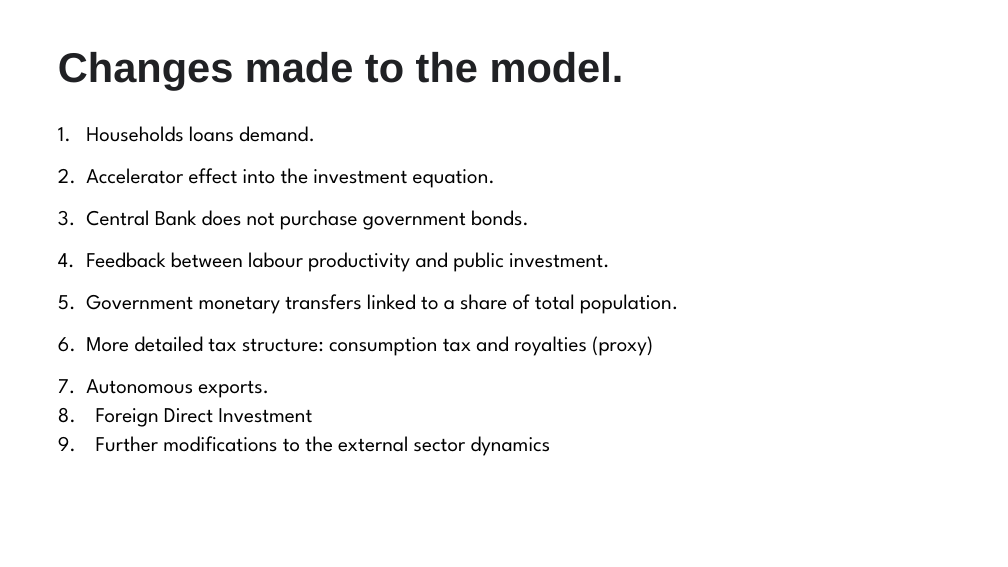
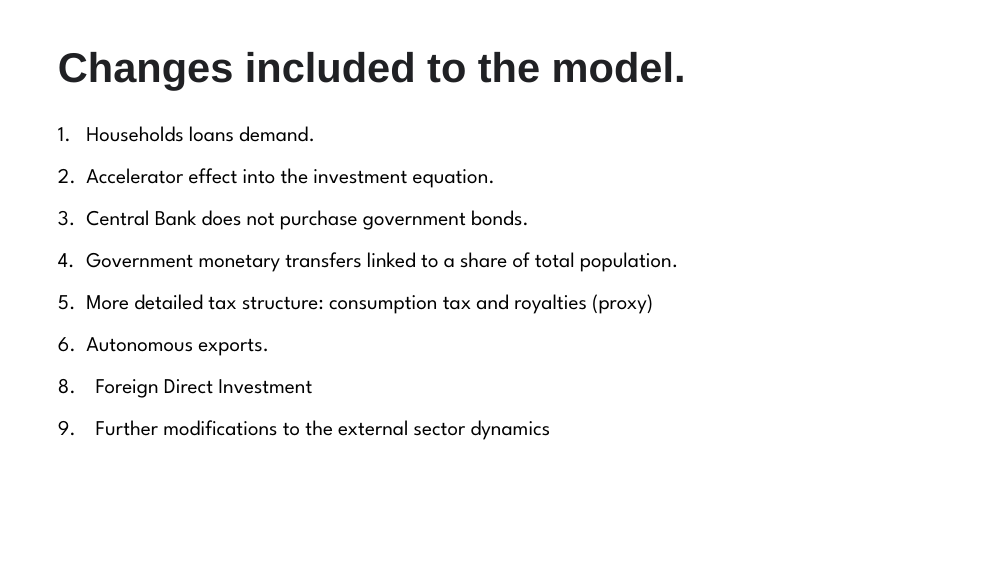
Before and after one commit to jhanandrade/AFD-Project, a slide deck: slide 3 of Documentos/Presentación 15 de Diciembre de 2020.pptx. Drawn at 1008x567 pixels with LibreOffice and Linux fonts; fonts in the diff are those of the drawing; background and template pictures are left out. Boxes give left, top, right and bottom in pixels: in the first picture for what was removed or moved away, otherwise in the second. Text is boxed around its words. In the diff, an @@ line names an element or a change of style, - is before the commit and + after.

```diff
--- a/Documentos/Presentación 15 de Diciembre de 2020.pptx
+++ b/Documentos/Presentación 15 de Diciembre de 2020.pptx
@@ title at [58, 52, 686, 89]: text changed @@
-Changes made to the model.
+Changes included to the model.
@@ text at [86, 252, 610, 272]: paragraph removed @@
-4. Feedback between labour productivity and public investment.
@@ text at [96, 379, 551, 440]: line spacing 1 to 1.5 @@
```
Also in this commit, not shown: 2 other slides changed.
